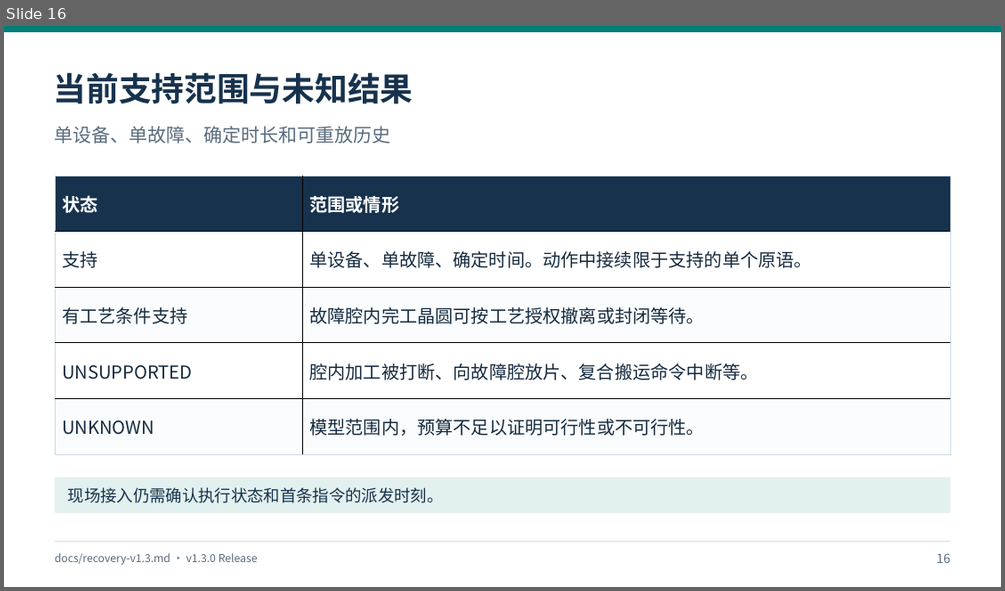
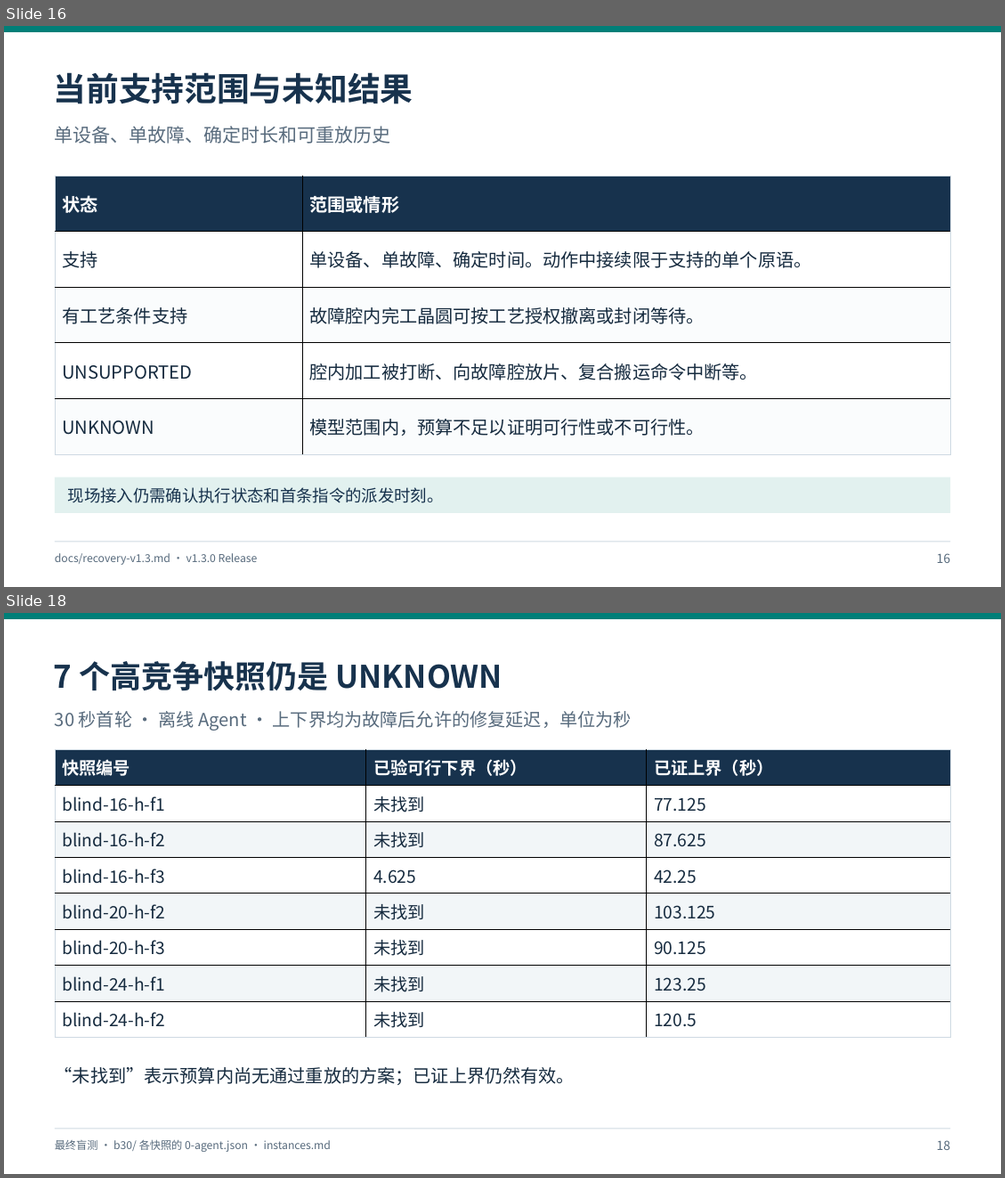
Before and after one commit to yanq458-tech/WaferSched-Agent, a slide deck: docs/presentations/v1.3.0-project-review/WaferSched-Agent_v1.3.0_研究汇报.pptx. Shown one above the other, each under a label of ours: slide 16 before the commit, slides 16 and 18 after it; the slides between them are not shown. The pictures are 1005x591 and 1005x1178 pixels, drawn with LibreOffice and Linux fonts; fonts in the diff are those of the drawing. Boxes give left, top, right and bottom in pixels: in the first picture for what was removed or moved away, otherwise in the second. Text is boxed around its words. In the diff, an @@ line names an element or a change of style, - is before the commit and + after.

```diff
--- a/docs/presentations/v1.3.0-project-review/WaferSched-Agent_v1.3.0_研究汇报.pptx
+++ b/docs/presentations/v1.3.0-project-review/WaferSched-Agent_v1.3.0_研究汇报.pptx
@@ slide 18 added at (x1=4, y1=613, x2=1001, y2=1174), background #FFFFFF @@
@@ rectangle added at (x1=4, y1=613, x2=1001, y2=619), fill #007F78 @@
@@ text added at (x1=54, y1=661, x2=503, y2=690), 30 pt, text #17324D, bold @@
+7 个高竞争快照仍是 UNKNOWN
@@ text added at (x1=55, y1=711, x2=631, y2=730), 17.2 pt, text #586B7D @@
+30 秒首轮 · 离线 Agent · 上下界均为故障后允许的修复延迟，单位为秒
@@ table added at (x1=55, y1=749, x2=951, y2=1037), 8 rows, 3 columns @@
+快照编号 | 已验可行下界（秒） | 已证上界（秒）
+blind-16-h-f1 | 未找到 | 77.125
+blind-16-h-f2 | 未找到 | 87.625
+blind-16-h-f3 | 4.625 | 42.25
+blind-20-h-f2 | 未找到 | 103.125
+blind-20-h-f3 | 未找到 | 90.125
+blind-24-h-f1 | 未找到 | 123.25
+blind-24-h-f2 | 未找到 | 120.5
@@ text added at (x1=55, y1=1067, x2=574, y2=1085), 17.2 pt, text #162B3F @@
+“未找到”表示预算内尚无通过重放的方案；已证上界仍然有效。
@@ rectangle added at (x1=55, y1=1128, x2=951, y2=1129), fill #CED9E2 @@
@@ text added at (x1=55, y1=1140, x2=331, y2=1151), 10.5 pt, text #586B7D @@
+最终盲测 · b30/ 各快照的 0-agent.json · instances.md
@@ text added at (x1=937, y1=1140, x2=951, y2=1150), 12 pt, text #586B7D @@
+18
```
Also in this commit, not shown: 1 slide changed, 2 other slides added, 6 other files.
